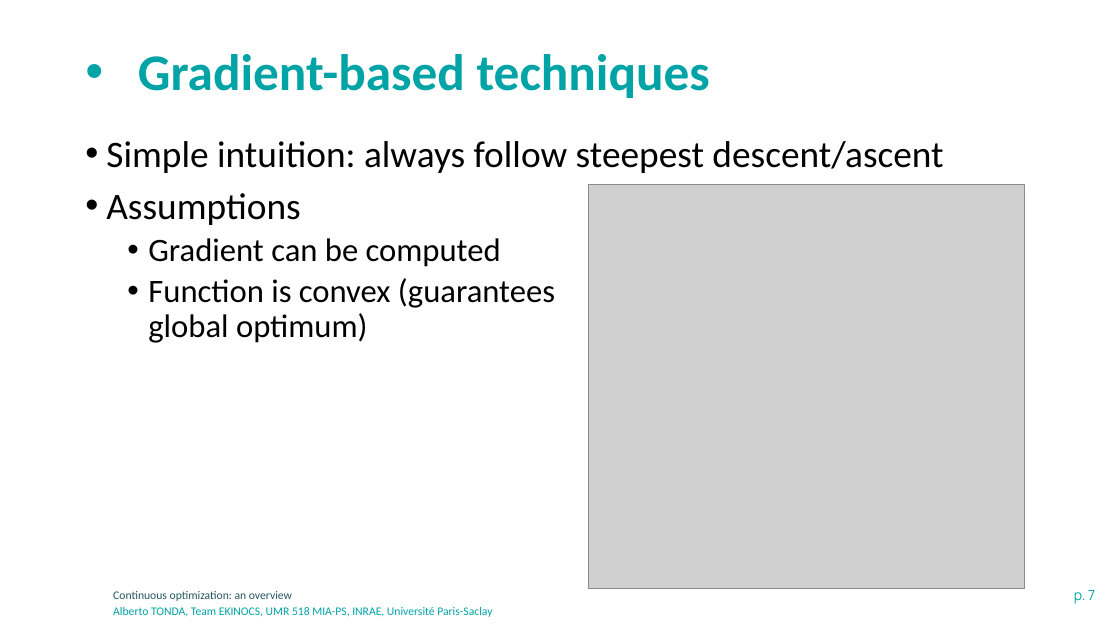
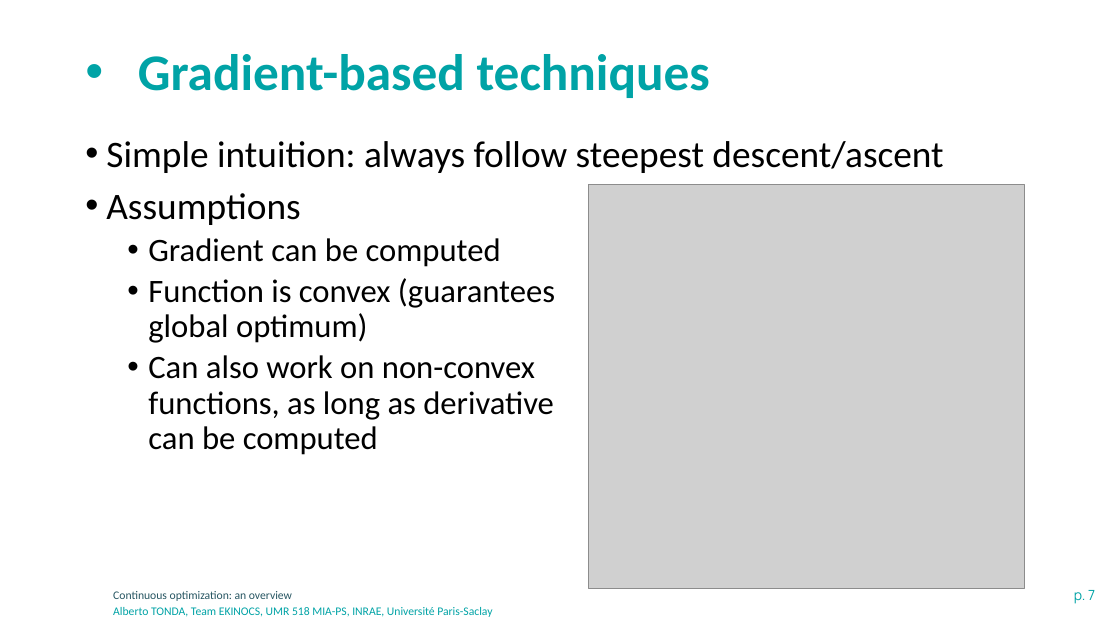
Before and after one commit to albertotonda/teaching, a slide deck: slide 7 of optimization-methods-for-artificial-intelligence/optimization-continuous.pptx. Drawn at 1120x630 pixels with LibreOffice and Linux fonts; fonts in the diff are those of the drawing; grey boxes stand for pictures; background and template pictures are left out. Boxes give left, top, right and bottom in pixels: in the first picture for what was removed or moved away, otherwise in the second. Text is boxed around its words. In the diff, an @@ line names an element or a change of style, - is before the commit and + after.

```diff
--- a/optimization-methods-for-artificial-intelligence/optimization-continuous.pptx
+++ b/optimization-methods-for-artificial-intelligence/optimization-continuous.pptx
@@ text at <box>148,355,554,455</box>: paragraph added @@
+  • Can also work on non-convex
+    functions, as long as derivative
+    can be computed
```
Also in this commit, not shown: 5 other slides changed, 7 slides added, 5 other files.
